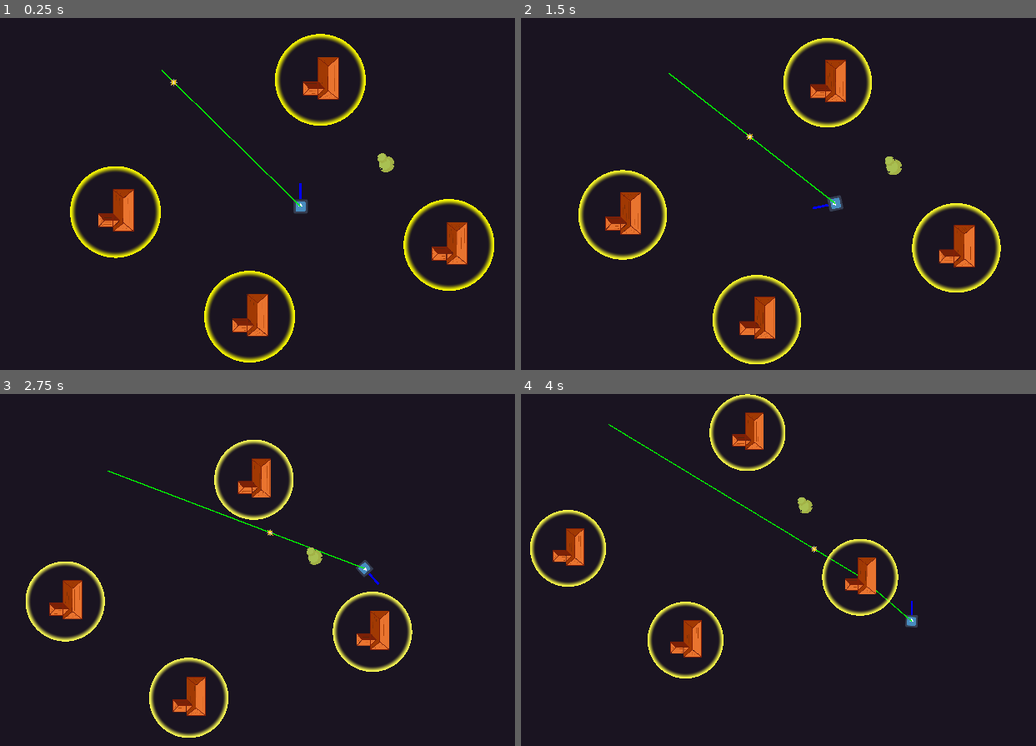
Above: before the commit, frames 1-4 (two rows, left to right).
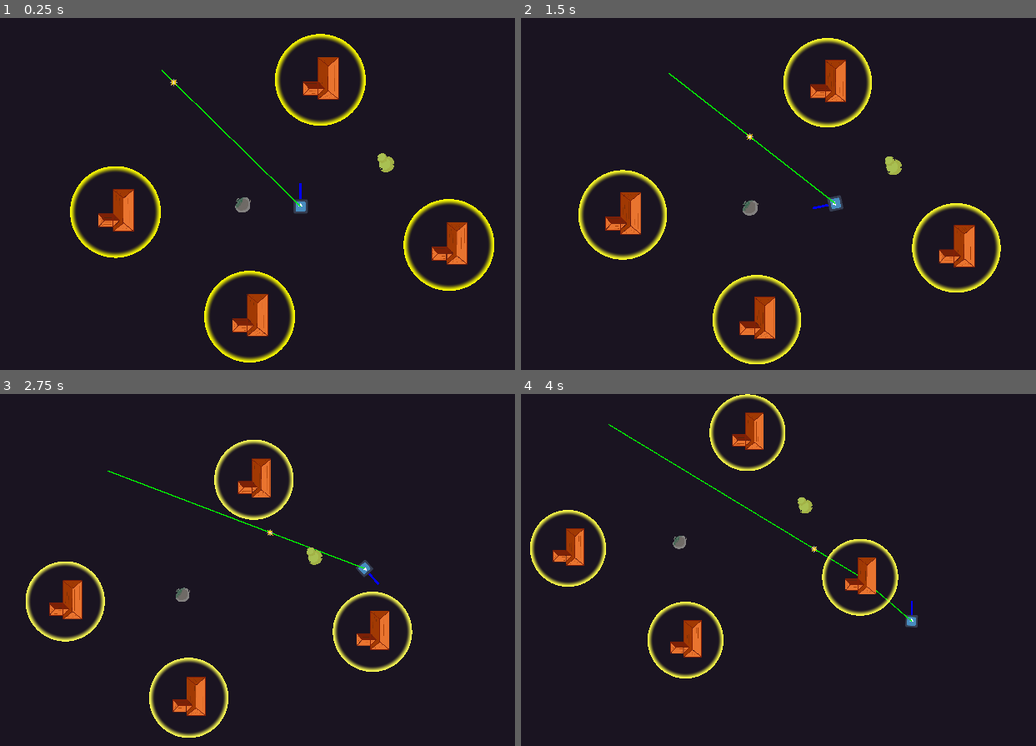
Above: after the commit, the same moments.

Repository: SpyrexDE/BzzBzz
Game: Godot game, scene res://levels/testlvl1.tscn
Same seed, same stepped clock (60 frames per second), same inputs: the game is played once before the commit and once after it. The engine's default icon, where the game draws it, is replaced by a stand-in: a white triangle on a blue panel in a dark square.
Inputs:
- Up to frame 1 (0.25 s): no input
- Up to frame 2 (1.5 s): hold D (steer_right) 0.53-1.28 s; hold S (go_backward) from 1.28 s (still down)
- Up to frame 3 (2.75 s): release S (go_backward) at 2.03 s; hold D (steer_right) from 2.03 s (still down)
- Up to frame 4 (4 s): release D (steer_right) at 2.78 s; hold W (go_forward) 2.78-3.53 s; hold A (steer_left) from 3.53 s (still down)

The runs differ from the first frame. In frame 1, 0.1% of the frame differs, in the area x 45-49%, y 50-56%; in frame 2, 0.1%, in the area x 43-47%, y 51-57%; in frame 3, less than 0.1%; in frame 4, less than 0.1%.

Commit message:
add game over by stone

Diff:
--- a/levels/testlvl1.tscn
+++ b/levels/testlvl1.tscn
@@ -1,12 +1,12 @@
-[gd_scene load_steps=7 format=3 uid="uid://dahxw88ts6t6k"]
+[gd_scene load_steps=8 format=3 uid="uid://dahxw88ts6t6k"]
 
 [ext_resource type="PackedScene" uid="uid://b1gg5e8kp4384" path="res://robot/robot.tscn" id="1_vcimh"]
 [ext_resource type="Script" path="res://levels/level.gd" id="1_ysstf"]
 [ext_resource type="PackedScene" uid="uid://cswjddao7c7gd" path="res://props/haus.tscn" id="2_qns4n"]
 [ext_resource type="PackedScene" uid="uid://desc5w62oyqfi" path="res://props/connector/connector.tscn" id="3_pgg6y"]
-[ext_resource type="PackedScene" uid="uid://vqts8ef4u5h5" path="res://props/zap/zap.tscn" id="4"]
 [ext_resource type="PackedScene" uid="uid://vqts8ef4u5h5" path="res://props/zap/zap.tscn" id="5_s8uj7"]
 [ext_resource type="PackedScene" uid="uid://d06k0iiax55p6" path="res://props/Busch/busch.tscn" id="6_t3kf8"]
+[ext_resource type="PackedScene" uid="uid://m1f2y8cfvcd0" path="res://props/Fels/Fels.tscn" id="7_n10mv"]
 
 [node name="Testlvl1" type="Node2D" node_paths=PackedStringArray("midpoint")]
 script = ExtResource("1_ysstf")
@@ -38,3 +38,6 @@
 
 [node name="busch" parent="." instance=ExtResource("6_t3kf8")]
 position = Vector2(1963, 815)
+
+[node name="Fels" parent="." instance=ExtResource("7_n10mv")]
+position = Vector2(724, 1176)
--- /dev/null
+++ b/props/Fels/Fels.gd
@@ -0,0 +1,6 @@
+extends StaticBody2D
+
+func _on_area_2d_area_entered(area: Area2D):
+	var zap = area.get_parent()
+	if zap is Zap:
+		zap.kill()
--- a/props/Fels/Fels.tscn
+++ b/props/Fels/Fels.tscn
@@ -1,11 +1,22 @@
-[gd_scene load_steps=2 format=3 uid="uid://m1f2y8cfvcd0"]
+[gd_scene load_steps=3 format=3 uid="uid://m1f2y8cfvcd0"]
 
 [ext_resource type="Texture2D" uid="uid://c7ghycw2rs8c2" path="res://Fels.png" id="1_1bnd5"]
+[ext_resource type="Script" path="res://props/Fels/Fels.gd" id="1_g6u1l"]
 
 [node name="Fels" type="StaticBody2D"]
+script = ExtResource("1_g6u1l")
 
 [node name="CollisionShape2D" type="CollisionPolygon2D" parent="."]
 polygon = PackedVector2Array(-70, -47, -52, -63, 31, -69, 46, -48, 62, -44, 63, -30, 55, -19, 55, 17, 38, 52, -20, 72, -68, 58, -85, 14, -69, -16, -83, -36)
 
 [node name="Sprite2D" type="Sprite2D" parent="."]
 texture = ExtResource("1_1bnd5")
+
+[node name="Area2D" type="Area2D" parent="."]
+collision_layer = 2
+collision_mask = 2
+
+[node name="CollisionShape2D2" type="CollisionPolygon2D" parent="Area2D"]
+polygon = PackedVector2Array(-70, -47, -52, -63, 31, -69, 46, -48, 62, -44, 63, -30, 55, -19, 55, 17, 38, 52, -20, 72, -68, 58, -85, 14, -69, -16, -83, -36)
+
+[connection signal="area_entered" from="Area2D" to="." method="_on_area_2d_area_entered"]
